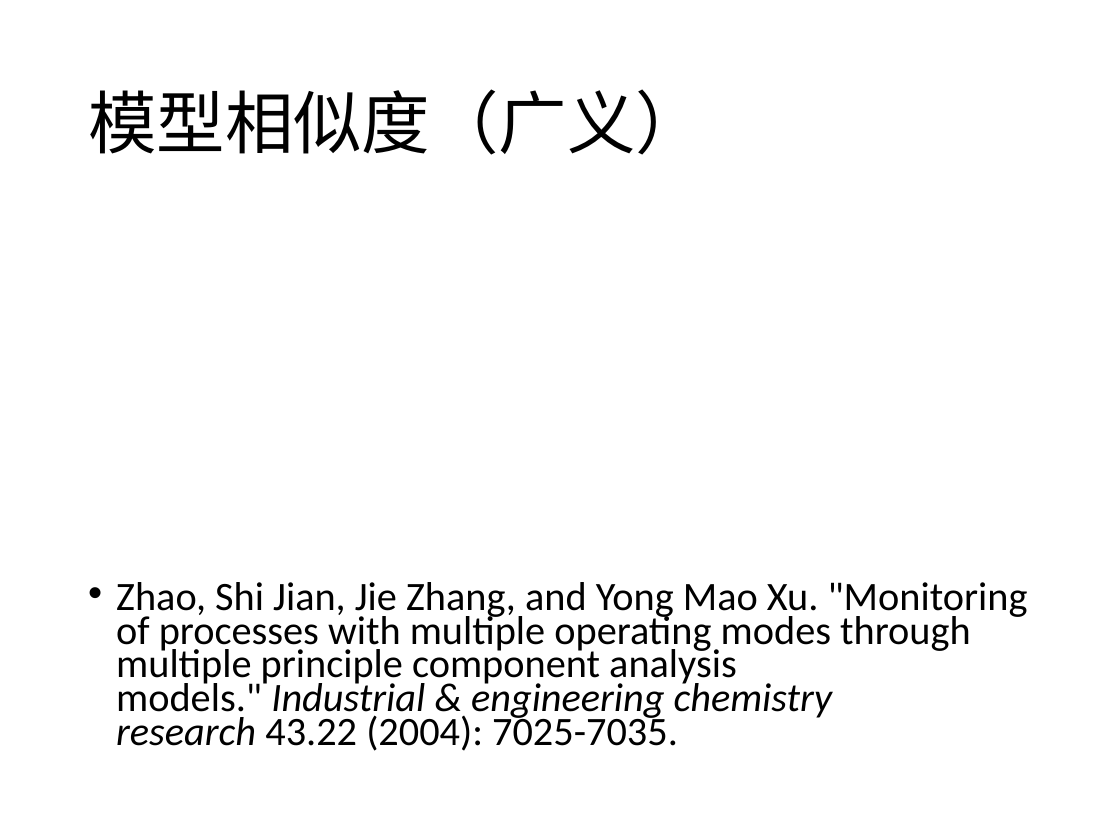
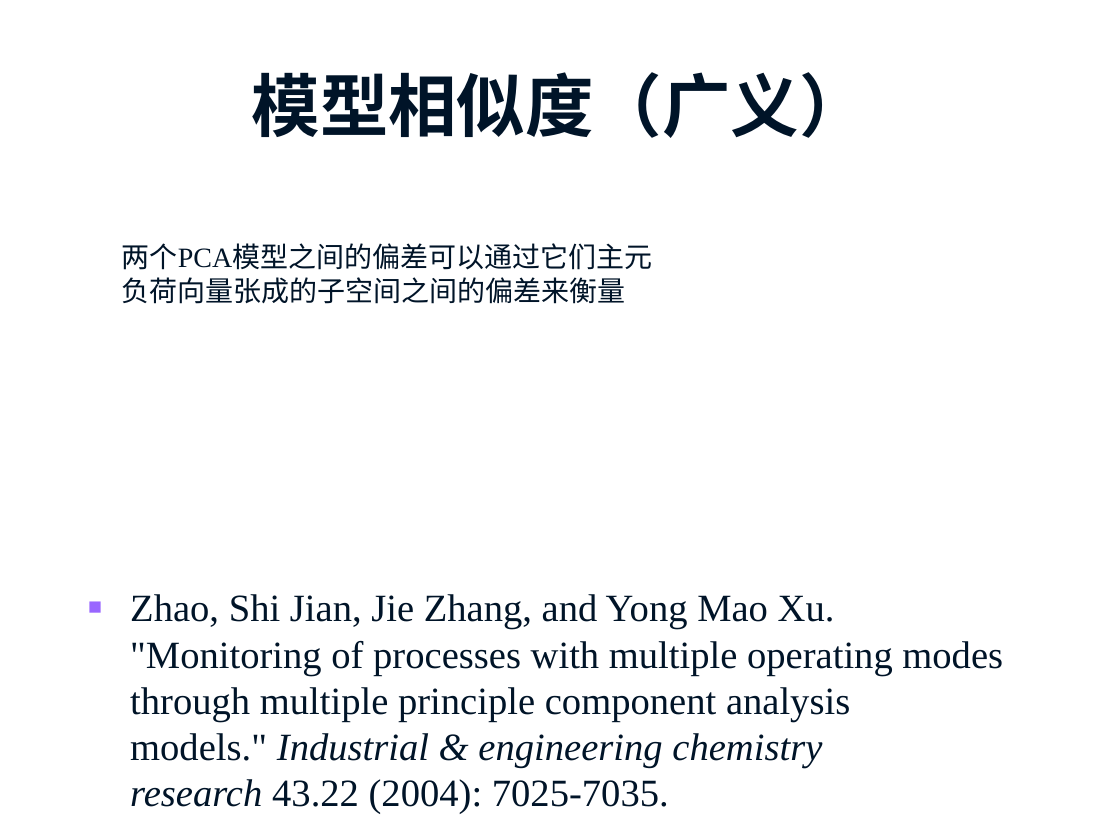
Before and after one commit to prm10/paper, a slide deck: slide 20 of presentation/msi.pptx (slide 14 before the commit). Drawn at 1120x840 pixels with LibreOffice and Linux fonts; fonts in the diff are those of the drawing; background and template pictures are left out. Boxes give left, top, right and bottom in pixels: in the first picture for what was removed or moved away, otherwise in the second. Text is boxed around its words. In the diff, an @@ line names an element or a change of style, - is before the commit and + after.

```diff
--- a/presentation/msi.pptx
+++ b/presentation/msi.pptx
@@ title "模型相似度（广义）": place and size @@
-title "模型相似度（广义）" at bbox=[88, 89, 704, 155]
+title "模型相似度（广义）" at bbox=[252, 72, 868, 138]
@@ title "模型相似度（广义）" at bbox=[252, 72, 868, 138]: font Calibri to Times New Roman, text colour #000000 to #001428, bold on; alignment left to centre; line spacing 0.9 to 1 @@
@@ text added at bbox=[122, 243, 652, 270], 18 pt, text #001428 @@
+两个PCA模型之间的偏差可以通过它们主元负荷向量张成的子空间之间的偏差来衡量
@@ text "Zhao, Shi Jian, Jie Zhang, ..." at bbox=[130, 594, 1003, 814]: size 25.9 to 24.8 pt, font Calibri to Times New Roman, text colour #000000 to #001428; bullet • to ■; line spacing 0.7 to 1; less space between paragraphs @@
```
Also in this commit, not shown: 20 other slides changed, 9 slides added, 1 slide removed, 1 other file.
